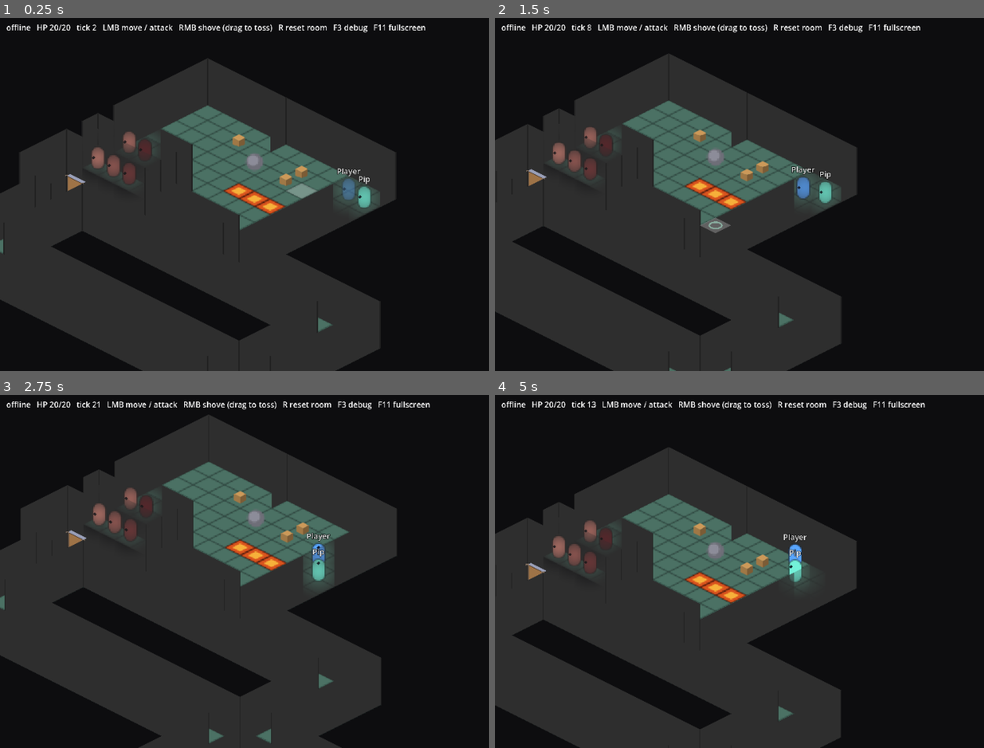
Above: before the commit, frames 1-4 (two rows, left to right).
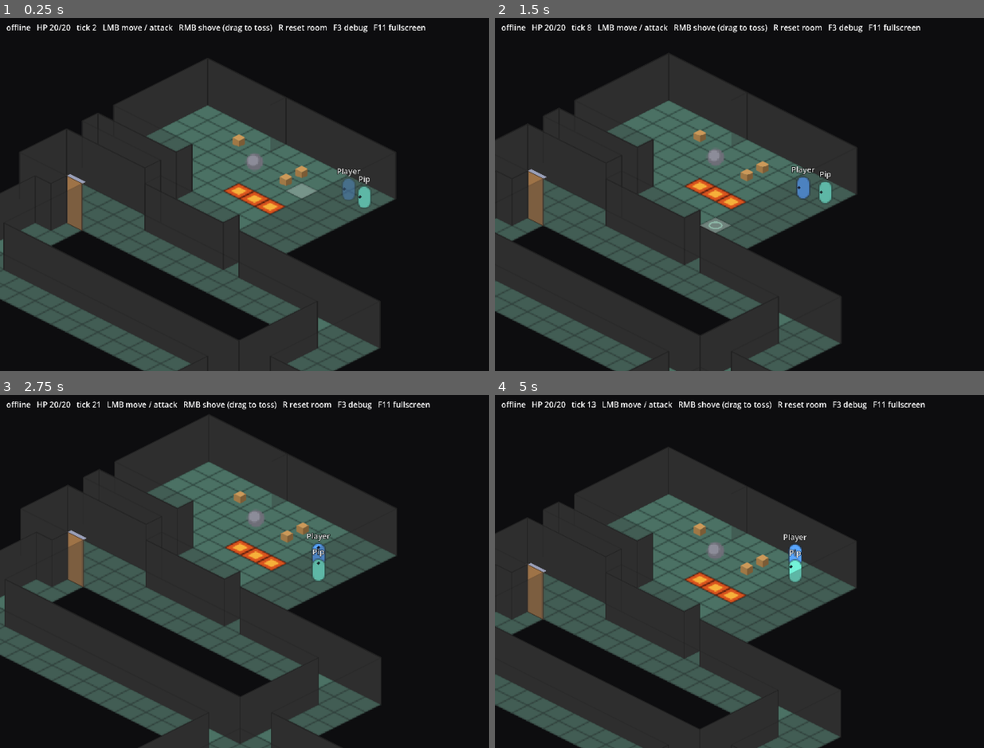
Above: after the commit, the same moments.

Repository: jeff-thinklightn-ing/psykinetic
Game: Godot game, scene res://main.tscn
Same seed, same stepped clock (60 frames per second), same inputs: the game is played once before the commit and once after it.
Inputs (mouse positions are in pixels of both pictures, inside the frame that each line leads up to):
- Up to frame 1 (0.25 s): no input
- Up to frame 2 (1.5 s): move the mouse to (944, 176) at 0.52 s; tap R at 0.6 s; click (944, 176) at 0.67 s; drag from (680, 212) to (778, 265) at 1.27 s
- Up to frame 3 (2.75 s): move the mouse to (376, 493) at 2.02 s; tap 9 at 2.1 s; click (376, 493) at 2.17 s
- Up to frame 4 (5 s): drag from (778, 642) to (622, 518) at 2.77 s; move the mouse to (outside the picture) at 3.52 s; tap R at 3.6 s; click (outside the picture) at 3.67 s; drag from (622, 518) to (715, 483) at 4.27 s

The runs differ from the first frame. In frame 1, 12% of the frame differs, in the area x 0-81%, y 31-100%; in frame 2, 12%; in frame 3, 13%, in the area x 0-81%, y 25-100%; in frame 4, 11%.

Commit message:
translucent near walls: south/east edges of walkable cells at Main.NEAR_WALL_ALPHA in one CanvasGroup, far walls opaque; stubs and occlusion windows reverted; top and corner lines; door posts follow the edge

Diff:
--- a/main.gd
+++ b/main.gd
@@ -10,6 +10,9 @@
 ## The one grey every wall face is drawn in, 0..1: darker than the floor,
 ## a few steps above the void, the same whichever way the face points.
 const WALL_VALUE := 0.18
+## Alpha of the near walls (the south and east edges of walkable cells,
+## facing the camera), drawn as one layer so they never stack up opaque.
+const NEAR_WALL_ALPHA := 0.3
 ## Camera: the fraction of the remaining distance to the player closed per
 ## second, as an exponential rate. Higher is tighter.
 const CAMERA_FOLLOW_RATE := 6.0
@@ -200,6 +203,7 @@
 
 @onready var ground: TileMapLayer = $Ground
 @onready var entities: Node2D = $YSort/Entities
+@onready var near_walls: CanvasGroup = $NearWalls
 @onready var spawner: MultiplayerSpawner = $Spawner
 @onready var cursor: Polygon2D = $Cursor
 @onready var ripple: ClickRipple = $Ripple
@@ -209,8 +213,6 @@
 @onready var toss_aim: Line2D = $TossAim
 ## The map as parsed once at start: floor, fire, edges (see Terrain).
 var _terrain: Dictionary = {}
-## Every wall face, for the occlusion windows.
-var _walls: Array[WallEdge] = []
 
 
 func _ready() -> void:
@@ -219,6 +221,7 @@
 		push_error("Iso math disagrees with the TileSet: %s vs %s" % [
 			Iso.tile_to_local(probe), ground.map_to_local(probe)])
 
+	near_walls.self_modulate.a = NEAR_WALL_ALPHA
 	_paint_level()
 	camera.position = Iso.tile_to_local(CHAMBER_CENTRE)
 	RenderingServer.set_default_clear_color(VOID)
@@ -288,7 +291,6 @@
 	cursor.visible = World.is_walkable(tile)
 	cursor.position = Iso.tile_to_local(tile)
 	_retarget_held()
-	_update_occlusion_windows(delta)
 	if debug_overlay.visible:
 		debug_overlay.text = _debug_text()
 	_update_toss_aim()
@@ -390,31 +392,6 @@
 		_move_click(player, tile)
 
 
-## Every creature sprite on screen, as the walls want it (see
-## WallEdge.update_cutouts): its centre and extent in the YSort's space and
-## the y it sorts by. Walls drawn in front of a sprite open a window on it.
-func _update_occlusion_windows(delta: float) -> void:
-	if DisplayServer.get_name() == "headless":
-		return
-	var creatures: Array[Dictionary] = []
-	for entity in World.get_entities():
-		if not entity.is_creature() or not entity.spawned:
-			continue
-		var sprite := entity.get_node_or_null("Sprite") as Sprite2D
-		if sprite == null:
-			continue
-		var rect := sprite.get_rect()
-		var to_ysort: Transform2D = $YSort.get_global_transform().affine_inverse() * sprite.get_global_transform()
-		creatures.append({
-			"id": entity.get_instance_id(),
-			"center": to_ysort * rect.get_center(),
-			"rect": to_ysort * rect,
-			"y": entity.position.y,
-		})
-	for wall in _walls:
-		wall.update_cutouts(creatures, delta)
-
-
 ## The cursor's point on the ground plane, in the ground layer's space.
 func _mouse_point() -> Vector2:
 	return ground.to_local(get_global_mouse_position())
@@ -569,8 +546,9 @@
 
 ## The map (see Terrain for the format). Floor and fire go on the Ground
 ## layer, one surface right up to the walls; wall edges are drawn as
-## WallEdges in the Y-sorted layer. Doors are spawned by the server with
-## the level (see _spawn_doors): they have state.
+## WallEdges, the far ones in the Y-sorted layer and the near ones (see
+## WallEdge.is_near) in the translucent NearWalls group above it. Doors are
+## spawned by the server with the level (see _spawn_doors): they have state.
 func _paint_level() -> void:
 	_terrain = Terrain.parse(LEVEL)
 	var edges: Dictionary = _terrain["edges"]
@@ -583,9 +561,11 @@
 			continue
 		var wall := WallEdge.new()
 		wall.name = "Wall_%d_%d_%s" % [key.x, key.y, "e" if key.z == Terrain.EAST else "s"]
-		$YSort.add_child(wall)
+		if WallEdge.is_near(key, func(cell: Vector2i) -> bool: return cell in _terrain["floor"]):
+			near_walls.add_child(wall)
+		else:
+			$YSort.add_child(wall)
 		wall.setup(key, kind_at, WALL_VALUE)
-		_walls.append(wall)
 
 
 ## Server: one Door node per door edge, through the spawner so every client
--- a/main.tscn
+++ b/main.tscn
@@ -25,6 +25,8 @@
 [node name="Entities" type="Node2D" parent="YSort"]
 y_sort_enabled = true
 
+[node name="NearWalls" type="CanvasGroup" parent="."]
+
 [node name="Spawner" type="MultiplayerSpawner" parent="."]
 spawn_path = NodePath("../YSort/Entities")
 
--- a/render/wall_cutout.gdshader
+++ /dev/null
@@ -1,32 +0,0 @@
-// A wall face with soft circular cutouts: wherever a creature stands behind
-// it, the face fades to CUTOUT_FLOOR at the creature's centre and back to
-// opaque at RADIUS, so the creature shows through. Centres are in canvas
-// (world) space, strengths 0..1 as the cutout animates in and out.
-shader_type canvas_item;
-
-const int MAX_CUTOUTS = 8;
-const float CUTOUT_FLOOR = 0.25;
-
-uniform int count = 0;
-uniform float radius = 32.0;
-uniform vec2 centers[8];
-uniform float strengths[8];
-
-varying vec2 world_pos;
-
-void vertex() {
-	world_pos = (MODEL_MATRIX * vec4(VERTEX, 0.0, 1.0)).xy;
-}
-
-void fragment() {
-	float keep = 1.0;
-	for (int i = 0; i < MAX_CUTOUTS; i++) {
-		if (i >= count) {
-			break;
-		}
-		float d = distance(world_pos, centers[i]);
-		float hole = smoothstep(radius, 0.0, d) * strengths[i];
-		keep = min(keep, 1.0 - (1.0 - CUTOUT_FLOOR) * hole);
-	}
-	COLOR.a *= keep;
-}
--- a/render/wall_edge.gd
+++ b/render/wall_edge.gd
@@ -2,44 +2,37 @@
 extends Node2D
 ## One wall edge: a face standing on the cell boundary line, full height,
 ## one flat neutral grey (`Main.WALL_VALUE`) whatever way it faces, with no
-## top strip, no end face and nothing drawn on the ground. The top of a
-## wall is where the face ends. The node sits in the Y-sorted layer with
-## the cell on the edge's -x / -y side, a hair nearer the camera, so it is
-## in front of what stands on that cell and behind the next.
+## top strip and no end face; a 1 px line one step darker runs along its
+## top and up a corner. Nothing is drawn on the ground.
 ##
-## Occlusion windows. A creature a face is drawn in front of shows through
-## it: the face gets a soft circular cutout centred on the creature's
-## sprite, RADIUS wide, fading the face to a quarter at the centre and
-## back to opaque at the edge (render/wall_cutout.gdshader, one material
-## per face, up to MAX_CUTOUTS centres). A cutout fades in over
-## CUTOUT_SECONDS when the sprite comes to overlap the face and out again
-## when it leaves. Main feeds every wall the creatures each frame
-## (update_cutouts); nothing here reads the sim.
+## Near and far. An edge is the south or east edge of its -x / -y cell and
+## the north or west edge of the next. A wall on the south or east edge of
+## a walkable cell faces the camera with that floor behind it (is_near):
+## it is drawn translucent, at `Main.NEAR_WALL_ALPHA`, so what stands on
+## that floor shows through. A wall whose -x / -y cell is nothing is the
+## north or west edge of the floor beyond, faces away, and is opaque. An
+## interior partition is near or far by the same cell. Main puts near walls
+## in one CanvasGroup (`NearWalls`) with the alpha on the group, so where
+## near faces overlap on screen they still show at that one alpha and a
+## row of them never stacks up to opaque; far walls go in the Y-sorted
+## layer. The lines are drawn with the face and take the same alpha.
+## A drawing rule only: the sim knows nothing of it.
 ##
 ## Corners. Two faces of one value meeting at an L or a T would merge, so
 ## where another wall meets an end of this one at an angle (doors count as
-## nothing), a 1 px line one step darker than the face runs up that end. A
-## free end and a straight continuation get nothing.
+## nothing), the corner line runs up that end. A free end and a straight
+## continuation get only the top line.
 
 ## Thickness of a door panel's top, in px (walls have none).
 const STRIP := 4.0
-## How much darker than the face a corner line is.
+## How much darker than the face its lines are.
 const CORNER_STEP := 0.05
-## Cutout radius in world px: about a tile.
-const RADIUS := float(Iso.TILE_SIZE.x)
-const CUTOUT_SECONDS := 0.15
-const MAX_CUTOUTS := 8
-const SHADER := preload("res://render/wall_cutout.gdshader")
 
 var key := Vector3i.ZERO
 ## The face's grey, 0..1.
 var value := 0.18
 ## Per end: whether another wall meets it at an angle.
 var _corner: Array[bool] = [false, false]
-## Creature instance id -> {"center": Vector2, "strength": float, "in": bool}.
-var _cutouts: Dictionary[int, Dictionary] = {}
-## The face's extent in the parent's space, for the overlap test.
-var _bounds := Rect2()
 
 
 # --- Geometry shared with Door ----------------------------------------------
@@ -72,6 +65,13 @@
 
 static func full_height() -> float:
 	return Iso.height_px("wall")
+
+
+## The near rule: a wall on the south or east edge of a walkable cell
+## faces the camera and is drawn translucent. [param floor_at] says
+## whether a cell is walkable.
+static func is_near(edge: Vector3i, floor_at: Callable) -> bool:
+	return floor_at.call(Vector2i(edge.x, edge.y))
 
 
 ## Position of the vertex (shared diamond corner) an edge end sits on, as
@@ -118,14 +118,6 @@
 	position = Iso.tile_to_local(Vector2i(edge.x, edge.y)) + Vector2(0, 0.5)
 	for end in 2:
 		_corner[end] = _meets_wall_at(end, kind_at)
-	var ends := endpoints(edge)
-	var up := Vector2(0, -full_height())
-	_bounds = Rect2(position + ends[0], Vector2.ZERO).expand(position + ends[1]) \
-			.expand(position + ends[0] + up).expand(position + ends[1] + up)
-	var material := ShaderMaterial.new()
-	material.shader = SHADER
-	material.set_shader_parameter("radius", RADIUS)
-	self.material = material
 	queue_redraw()
 
 
@@ -142,53 +134,6 @@
 	return false
 
 
-## Once a frame, from Main: [param creatures] are the creature sprites on
-## screen as {"id", "center", "rect", "y"} in the parent's space. A sprite
-## whose rect overlaps this face while the face is drawn in front of it
-## (further down the Y-sort) gets a cutout; it animates in, and out once
-## the overlap ends.
-func update_cutouts(creatures: Array[Dictionary], delta: float) -> void:
-	var seen: Dictionary[int, bool] = {}
-	for creature in creatures:
-		if creature["y"] >= position.y or not _bounds.intersects(creature["rect"]):
-			continue
-		var id: int = creature["id"]
-		seen[id] = true
-		if not _cutouts.has(id):
-			_cutouts[id] = {"center": creature["center"], "strength": 0.0, "in": true}
-		_cutouts[id]["center"] = creature["center"]
-		_cutouts[id]["in"] = true
-	if _cutouts.is_empty():
-		return
-	var step := delta / CUTOUT_SECONDS
-	for id in _cutouts.keys():
-		var cutout: Dictionary = _cutouts[id]
-		if not seen.has(id):
-			cutout["in"] = false
-		cutout["strength"] = move_toward(cutout["strength"], 1.0 if cutout["in"] else 0.0, step)
-		if not cutout["in"] and cutout["strength"] <= 0.0:
-			_cutouts.erase(id)
-	_push_cutouts()
-
-
-## The strongest MAX_CUTOUTS cutouts to the shader.
-func _push_cutouts() -> void:
-	var cutouts := _cutouts.values()
-	cutouts.sort_custom(func(a: Dictionary, b: Dictionary) -> bool: return a["strength"] > b["strength"])
-	var centers := PackedVector2Array()
-	var strengths := PackedFloat32Array()
-	for cutout: Dictionary in cutouts.slice(0, MAX_CUTOUTS):
-		centers.append(cutout["center"])
-		strengths.append(cutout["strength"])
-	var count := centers.size()
-	centers.resize(MAX_CUTOUTS)
-	strengths.resize(MAX_CUTOUTS)
-	var shader_material := material as ShaderMaterial
-	shader_material.set_shader_parameter("count", count)
-	shader_material.set_shader_parameter("centers", centers)
-	shader_material.set_shader_parameter("strengths", strengths)
-
-
 func _draw() -> void:
 	var ends := endpoints(key)
 	var up := Vector2(0, -full_height())
@@ -196,6 +141,7 @@
 	draw_colored_polygon(PackedVector2Array([ends[0], ends[1], ends[1] + up, ends[0] + up]), face)
 	var step := maxf(value - CORNER_STEP, 0.0)
 	var line := Color(step, step, step)
+	draw_line(ends[0] + up, ends[1] + up, line, 1.0)
 	for end in 2:
 		if _corner[end]:
 			draw_line(ends[end], ends[end] + up, line, 1.0)
--- a/sim/door.gd
+++ b/sim/door.gd
@@ -8,8 +8,10 @@
 ##
 ## Drawn here as a wall-height object: a jamb post at each end of the edge,
 ## full wall height whatever the walls beside it do, and a panel between
-## them that swings about the hinge post. World changes open and hp;
-## nothing else does.
+## them that swings about the hinge post. The posts follow the near rule of
+## the edge they stand on (WallEdge.is_near): translucent on a near edge,
+## opaque on a far one; the panel is always opaque, so a door reads as an
+## object. World changes open and hp; nothing else does.
 
 const REPLICATED := ["open", "hp"]
 const SWING_SECONDS := 0.25
@@ -113,6 +115,12 @@
 		WallEdge.draw_wall(self, face[0], face[1], WallEdge.full_height(), thickness, PANEL, PANEL_TOP)
 		draw_polyline(PackedVector2Array([face[0], face[1], face[2], face[3], face[0]]), PANEL_EDGE)
 	var half := Vector2(POST_WIDTH * 0.5, 0)
+	var near := WallEdge.is_near(key, World.is_walkable)
+	var post := POST
+	var post_top := POST_TOP
+	if near:
+		post.a = Main.NEAR_WALL_ALPHA
+		post_top.a = Main.NEAR_WALL_ALPHA
 	for end: Vector2 in ends:
-		draw_colored_polygon(PackedVector2Array([end - half, end + half, end + half + up, end - half + up]), POST)
-		draw_line(end - half + up, end + half + up, POST_TOP, 1.5)
+		draw_colored_polygon(PackedVector2Array([end - half, end + half, end + half + up, end - half + up]), post)
+		draw_line(end - half + up, end + half + up, post_top, 1.5)
--- a/tests/edge_test.gd
+++ b/tests/edge_test.gd
@@ -36,7 +36,7 @@
 	_test_sight_through_edges()
 	_test_doors()
 	_test_door_breaks()
-	_test_occlusion_windows()
+	_test_near_walls()
 
 	print("")
 	print("RESULT: %s (%d failed)" % ["PASS" if _failures == 0 else "FAIL", _failures])
@@ -188,42 +188,17 @@
 	_check(stone.hp == 3 and not stone.is_broken(), "a stone door takes nothing (hp %d)" % stone.hp)
 
 
-func _test_occlusion_windows() -> void:
-	print("
-== drawing: a creature behind a wall face cuts a window in it ==")
-	var wall := WallEdge.new()
-	wall.setup(Vector3i(3, 3, Terrain.SOUTH), func(_key: Vector3i) -> int: return Terrain.Edge.OPEN, 0.18)
-	var shader_material := wall.material as ShaderMaterial
-	_check(shader_material != null and shader_material.shader == WallEdge.SHADER, "each face has its own cutout material")
-	# A sprite standing on the cell behind the face, overlapping it.
-	var behind := {"id": 1, "center": wall.position + Vector2(0, -12), "rect": Rect2(wall.position + Vector2(-6, -30), Vector2(12, 32)), "y": wall.position.y - 1.0}
-	# The same sprite drawn in front of the face (further down the Y-sort).
-	var in_front := {"id": 2, "center": behind["center"], "rect": behind["rect"], "y": wall.position.y + 1.0}
-	# One off to the side, nowhere near the face.
-	var away := {"id": 3, "center": wall.position + Vector2(200, 0), "rect": Rect2(wall.position + Vector2(194, -30), Vector2(12, 32)), "y": wall.position.y - 1.0}
-	var creatures: Array[Dictionary] = [behind, in_front, away]
-	wall.update_cutouts(creatures, WallEdge.CUTOUT_SECONDS * 0.5)
-	var strengths: PackedFloat32Array = shader_material.get_shader_parameter("strengths")
-	_check(shader_material.get_shader_parameter("count") == 1, "only the sprite behind the face and overlapping it gets a cutout (%s)" % shader_material.get_shader_parameter("count"))
-	_check(is_equal_approx(strengths[0], 0.5), "halfway through CUTOUT_SECONDS it is half strength (%.2f)" % strengths[0])
-	_check(shader_material.get_shader_parameter("centers")[0] == behind["center"], "centred on the sprite")
-	wall.update_cutouts(creatures, WallEdge.CUTOUT_SECONDS)
-	strengths = shader_material.get_shader_parameter("strengths")
-	_check(is_equal_approx(strengths[0], 1.0), "then full")
-	var none: Array[Dictionary] = []
-	wall.update_cutouts(none, WallEdge.CUTOUT_SECONDS * 0.5)
-	strengths = shader_material.get_shader_parameter("strengths")
-	_check(shader_material.get_shader_parameter("count") == 1 and is_equal_approx(strengths[0], 0.5), "gone from behind it, the cutout fades out (%.2f)" % strengths[0])
-	wall.update_cutouts(none, WallEdge.CUTOUT_SECONDS)
-	_check(shader_material.get_shader_parameter("count") == 0, "and is removed")
-	var crowd: Array[Dictionary] = []
-	for i in 12:
-		var one := behind.duplicate()
-		one["id"] = 100 + i
-		crowd.append(one)
-	wall.update_cutouts(crowd, 1.0)
-	_check(shader_material.get_shader_parameter("count") == WallEdge.MAX_CUTOUTS, "at most %d cutouts reach the shader" % WallEdge.MAX_CUTOUTS)
-	wall.free()
+func _test_near_walls() -> void:
+	print("\n== drawing: a wall on the south or east edge of a walkable cell is near (translucent), the others far ==")
+	# Floor at (1, 1) and (2, 1) in a void.
+	var floor_at := func(cell: Vector2i) -> bool: return cell in [Vector2i(1, 1), Vector2i(2, 1)]
+	_check(WallEdge.is_near(Vector3i(1, 1, Terrain.SOUTH), floor_at), "a walkable cell's south edge: near")
+	_check(WallEdge.is_near(Vector3i(2, 1, Terrain.EAST), floor_at), "a walkable cell's east edge: near")
+	_check(not WallEdge.is_near(Vector3i(1, 0, Terrain.SOUTH), floor_at), "its north edge (the south edge of nothing): far")
+	_check(not WallEdge.is_near(Vector3i(0, 1, Terrain.EAST), floor_at), "its west edge (the east edge of nothing): far")
+	_check(WallEdge.is_near(Vector3i(1, 1, Terrain.EAST), floor_at), "a partition between two walkable cells: near, by the cell it is the east edge of")
+	_check(WallEdge.full_height() == Iso.height_px("wall"), "every wall is the scale table's full height")
+	_check(Main.NEAR_WALL_ALPHA > 0.0 and Main.NEAR_WALL_ALPHA < 1.0, "near walls are translucent (%.2f)" % Main.NEAR_WALL_ALPHA)
 
 
 # --- helpers ------------------------------------------------------------------
Not shown, removed: render/wall_cutout.gdshader.uid
Not shown, changed: CHANGELOG.md
Not shown, changed: docs/decisions.md
Not shown, changed: docs/design.md
